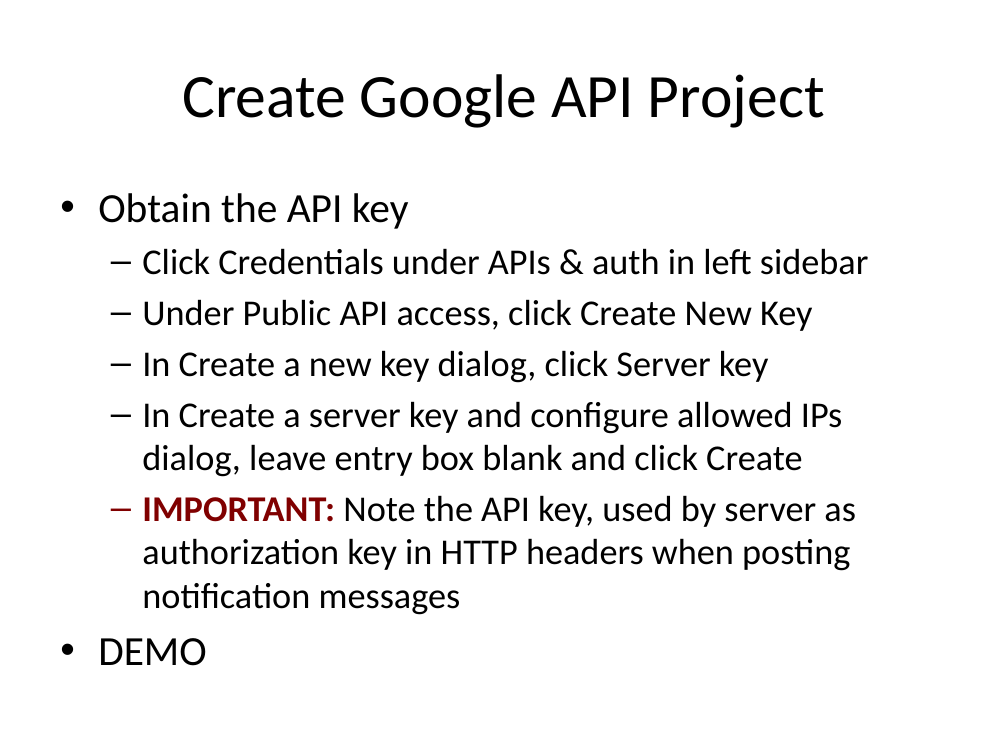
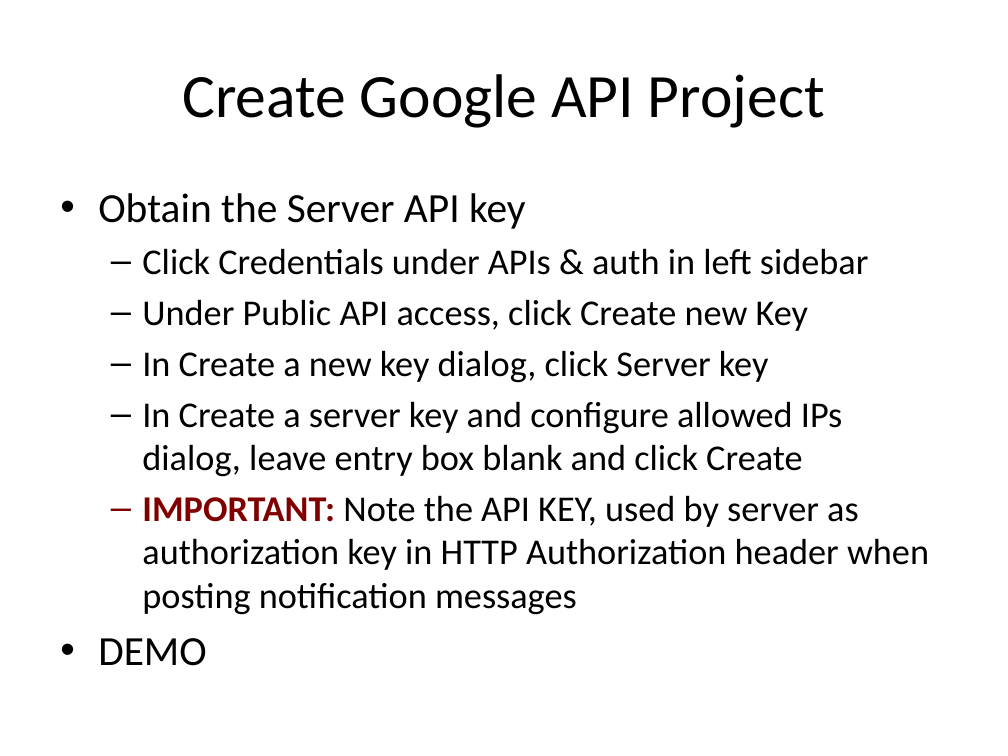
Before and after one commit to LeadingEDJE/MobilePushNotification, a slide deck: slide 8 of Implementing Push Notification in Android.pptx. Drawn at 1008x756 pixels with LibreOffice and Linux fonts; fonts in the diff are those of the drawing; background and template pictures are left out. Boxes give left, top, right and bottom in pixels: in the first picture for what was removed or moved away, otherwise in the second. Text is boxed around its words. In the diff, an @@ line names an element or a change of style, - is before the commit and + after.

```diff
--- a/Implementing Push Notification in Android.pptx
+++ b/Implementing Push Notification in Android.pptx
@@ text at (x1=98, y1=193, x2=526, y2=229): text changed @@
-• Obtain the API key
+• Obtain the Server API key
@@ text at (x1=142, y1=299, x2=808, y2=331): text changed @@
-  – Under Public API access, click Create New Key
+  – Under Public API access, click Create new Key
@@ text at (x1=142, y1=495, x2=929, y2=615): text changed @@
-  – IMPORTANT: Note the API key, used by server as authorization key in HTTP headers when posting notification messages
+  – IMPORTANT: Note the API KEY, used by server as authorization key in HTTP Authorization header when posting notification messages
```
Also in this commit, not shown: 13 other slides changed, 2 slides added.
